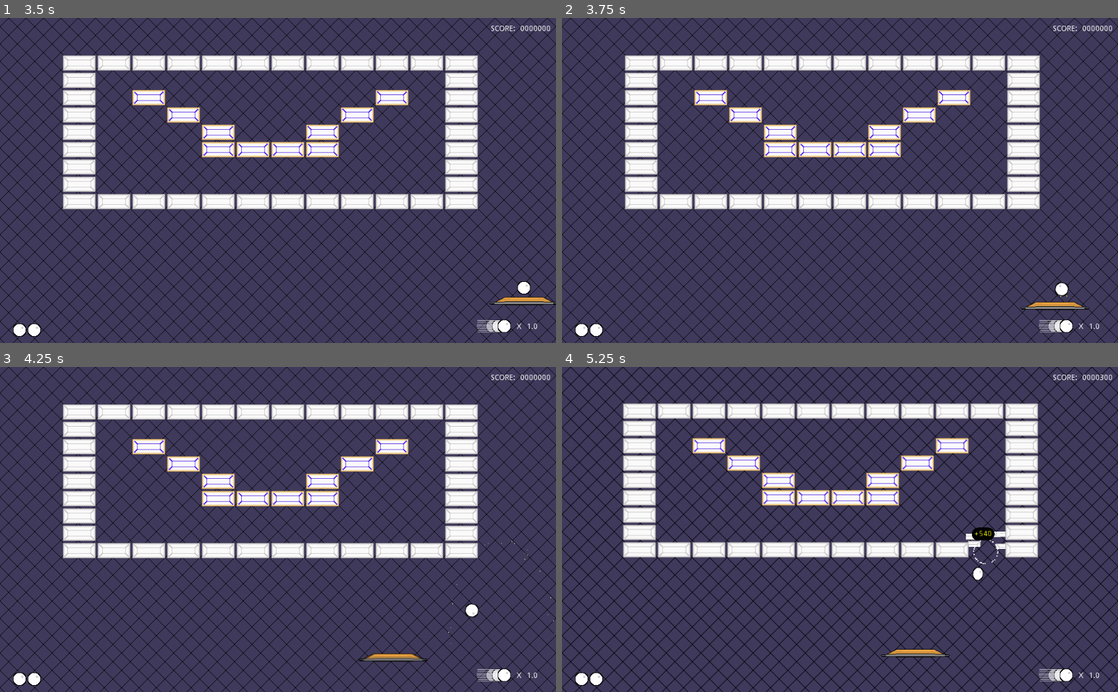
Above: before the commit, frames 1-4 (two rows, left to right).
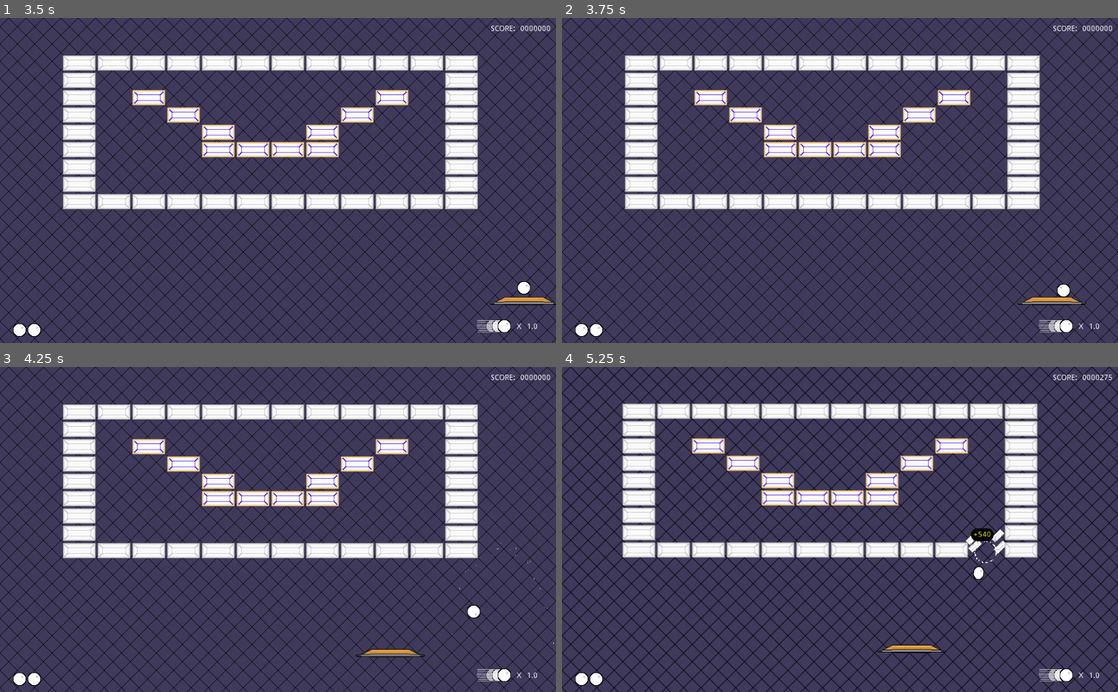
Above: after the commit, the same moments.

Repository: Anatolij-Grigorjev/Breakout4Godot
Game: Godot game, scene res://BreakoutGame.tscn
Same seed, same stepped clock (60 frames per second), same inputs: the game is played once before the commit and once after it.
Inputs (mouse positions are in pixels of both pictures, inside the frame that each line leads up to):
- Up to frame 1 (3.5 s): tap Enter (ui_accept) at 0.5, 0.77, 2 s; move the mouse to (400, 164) at 0.52 s; hold Right (paddle_right) 0.53-1.25 s; tap Space (paddle_launch_ball) at 0.6 s; click (400, 164) at 0.67 s; drag from (166, 196) to (250, 245) at 1.27 s; move the mouse to (333, 109) at 2.02 s; hold Right (paddle_right) 2.03-2.75 s; tap Ctrl at 2.1 s; drag from (250, 245) to (111, 131) at 2.77 s
- Up to frame 2 (3.75 s): tap Enter (ui_accept) at 3.5 s; move the mouse to (1006, 229) at 3.52 s; hold Left (paddle_left) from 3.53 s (still down); tap Space (paddle_launch_ball) at 3.6 s
- Up to frame 3 (4.25 s): keep holding Left (paddle_left); tap Enter (ui_accept) at 3.77 s
- Up to frame 4 (5.25 s): release Left (paddle_left) at 4.25 s; drag from (673, 480) to (756, 448) at 4.27 s; move the mouse to (867, 529) at 5.02 s; hold Left (paddle_left) from 5.03 s (still down); tap Ctrl at 5.1 s; click (867, 529) at 5.17 s

Frame 1 is identical in both runs. In frame 2, 0.5% of the frame differs, in the area x 81-95%, y 81-90%; in frame 3, 0.5%; in frame 4, 3.6%, in the area x 10-99%, y 2-90%.

Commit message:
fix paddle dislocation in scene due to ball collider

Diff:
--- a/game/ball/Ball.gd
+++ b/game/ball/Ball.gd
@@ -23,11 +23,11 @@
 
 var currentSpeed setget _set_current_speed_and_broadcast
 var currentSpinRadians
-
+var colliderSize: Vector2
 
 func _ready():
 	reset_speed()
-
+	colliderSize = Vector2.ONE * $CollisionShape2D.shape.radius * 2.0
 
 func reset_speed():
 	_set_current_speed_and_broadcast(baseSpeed)
--- a/game/paddle/Paddle.gd
+++ b/game/paddle/Paddle.gd
@@ -31,6 +31,7 @@
 
 var prev_direction: Vector2 = Vector2.ZERO
 var this_direction_time: float = 0.0
+var ball_drop_margin = 2.0
 
 var velocity: Vector2 = Vector2.ZERO
 var input_enabled = true
@@ -140,11 +141,13 @@
 	ball_attached = false
 	if ballRef:
 		remove_child(ballRef)
-		ballRef.enable_collisions()
 		ballRef.reset_speed()
 		get_parent().add_child(ballRef)
-		ballRef.global_position = Vector2(global_position.x, global_position.y - 10)
+		ballRef.global_position = Vector2(global_position.x, global_position.y - ballRef.colliderSize.y - ball_drop_margin)
+		ballRef.enable_collisions()
 		ballRef = null
+		yield(get_tree().create_timer(0.5), "timeout")
+		print("position: %s | starting y: %s" % [position.y, get_parent().paddle_starting_y])
 
 
 func _ball_bounce_done():
